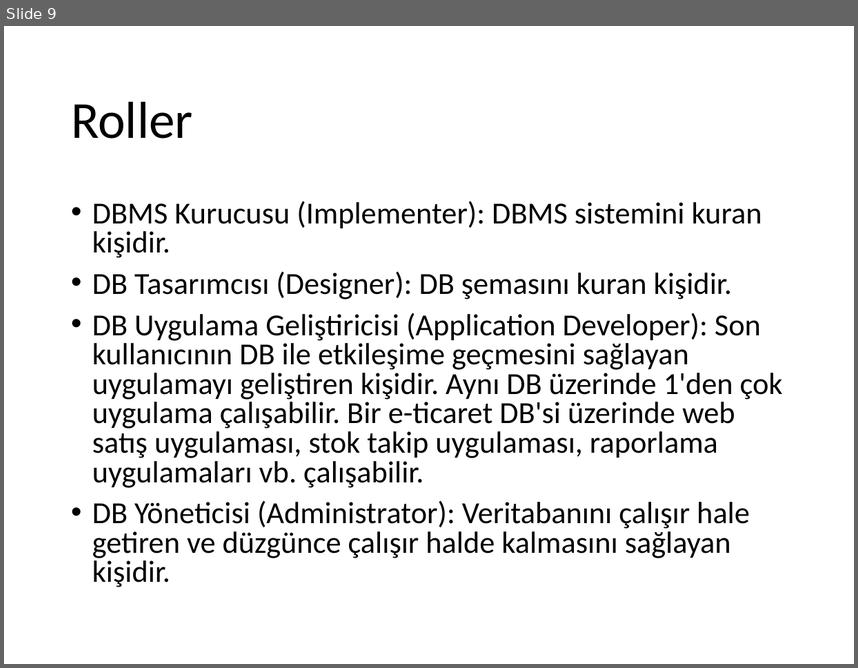
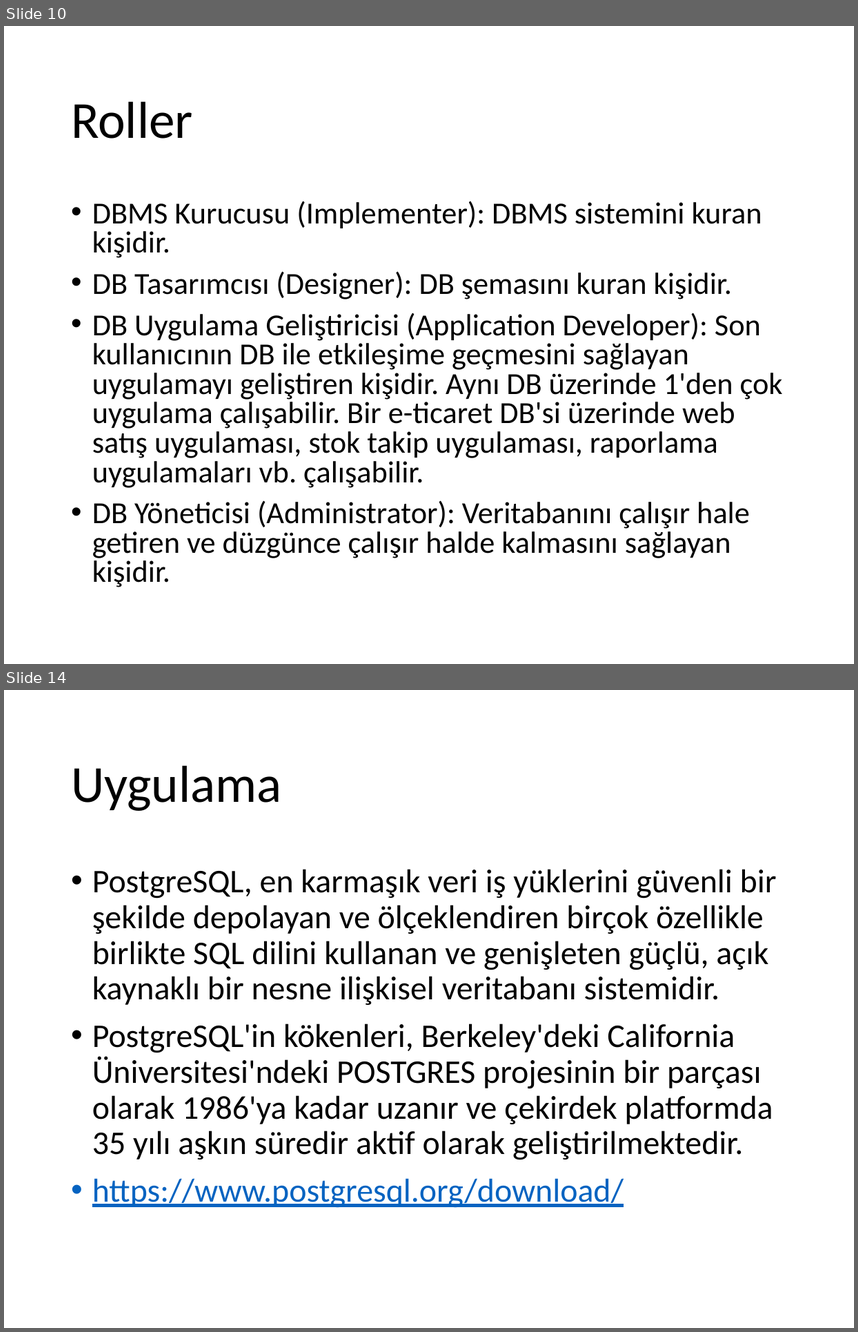
Before and after one commit to ihpar/dbms, a slide deck: Slides/Ders 0.pptx. Shown one above the other, each under a label of ours: slide 9 before the commit, slides 10 and 14 after it; the slides between them are not shown. The pictures are 858x668 and 858x1332 pixels, drawn with LibreOffice and Linux fonts; fonts in the diff are those of the drawing. Boxes give left, top, right and bottom in pixels: in the first picture for what was removed or moved away, otherwise in the second. Text is boxed around its words. In the diff, an @@ line names an element or a change of style, - is before the commit and + after.

```diff
--- a/Slides/Ders 0.pptx
+++ b/Slides/Ders 0.pptx
@@ slide 14 added at (4,690,854,1328), background #FFFFFF @@
@@ title added at (71,765,282,811), 44 pt, text #000000 @@
+Uygulama
@@ text added at (92,869,777,1208), 28 pt, text #000000 @@
+• PostgreSQL, en karmaşık veri iş yüklerini güvenli bir şekilde depolayan ve ölçeklendiren birçok özellikle birlikte SQL dilini kullanan ve genişleten güçlü, açık kaynaklı bir nesne ilişkisel veritabanı sistemidir.
+• PostgreSQL'in kökenleri, Berkeley'deki California Üniversitesi'ndeki POSTGRES projesinin bir parçası olarak 1986'ya kadar uzanır ve çekirdek platformda 35 yılı aşkın süredir aktif olarak geliştirilmektedir.
+• https://www.postgresql.org/download/
@@ what was slide 9 is now slide 10 @@
```
Also in this commit, not shown: 1 slide changed, 4 other slides added.
